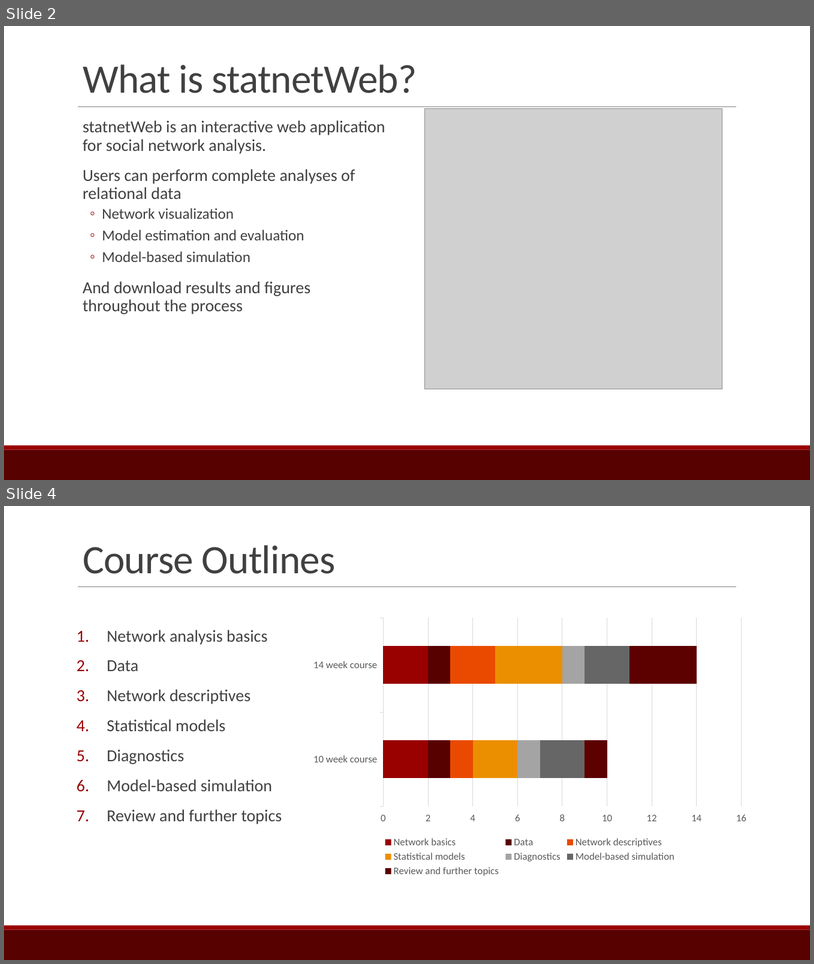
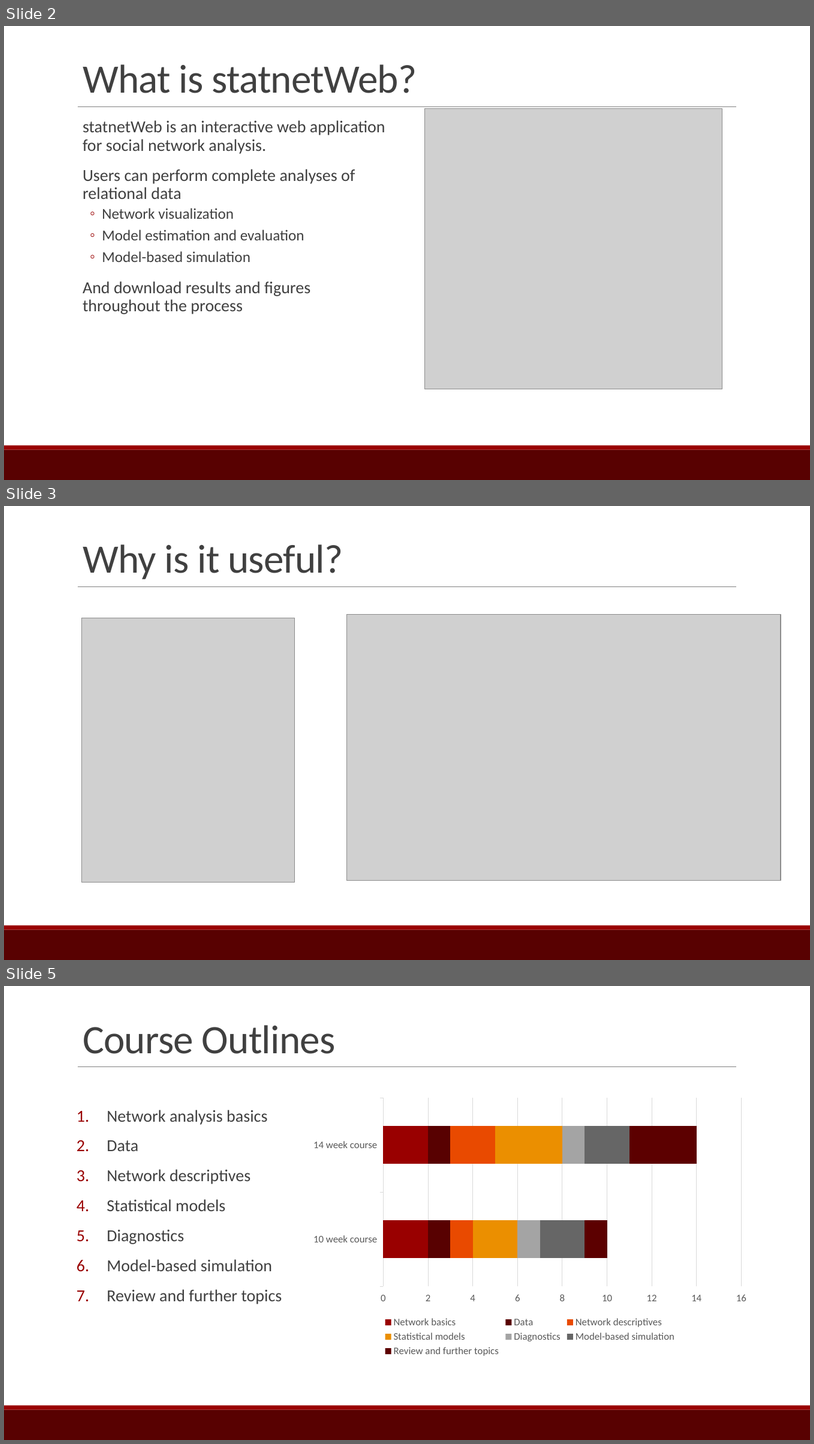
Before and after one commit to ebey/sunbelt2015, a slide deck: statnetWeb_slides.pptx. Shown one above the other, each under a label of ours: slides 2 and 4 before the commit, slides 2, 3 and 5 after it; the slides between them are not shown. The pictures are 814x964 and 814x1444 pixels, drawn with LibreOffice and Linux fonts; fonts in the diff are those of the drawing; grey boxes stand for pictures. Boxes give left, top, right and bottom in pixels: in the first picture for what was removed or moved away, otherwise in the second. Text is boxed around its words. In the diff, an @@ line names an element or a change of style, - is before the commit and + after.

Commit message:
new slides and images

```diff
--- a/statnetWeb_slides.pptx
+++ b/statnetWeb_slides.pptx
@@ slide 3 added at bbox=[4, 506, 810, 960], background #FFFFFF; not listed: 3 template elements that a slide beside it also shows @@
@@ title added at bbox=[83, 544, 343, 579], 48 pt, text #404040 @@
+Why is it useful?
@@ picture added at bbox=[82, 618, 295, 882] @@
@@ picture added at bbox=[347, 614, 782, 880] @@
@@ what was slide 4 is now slide 5 @@
```
Also in this commit, not shown: 6 slides changed, 2 other slides added, 2 other files.
